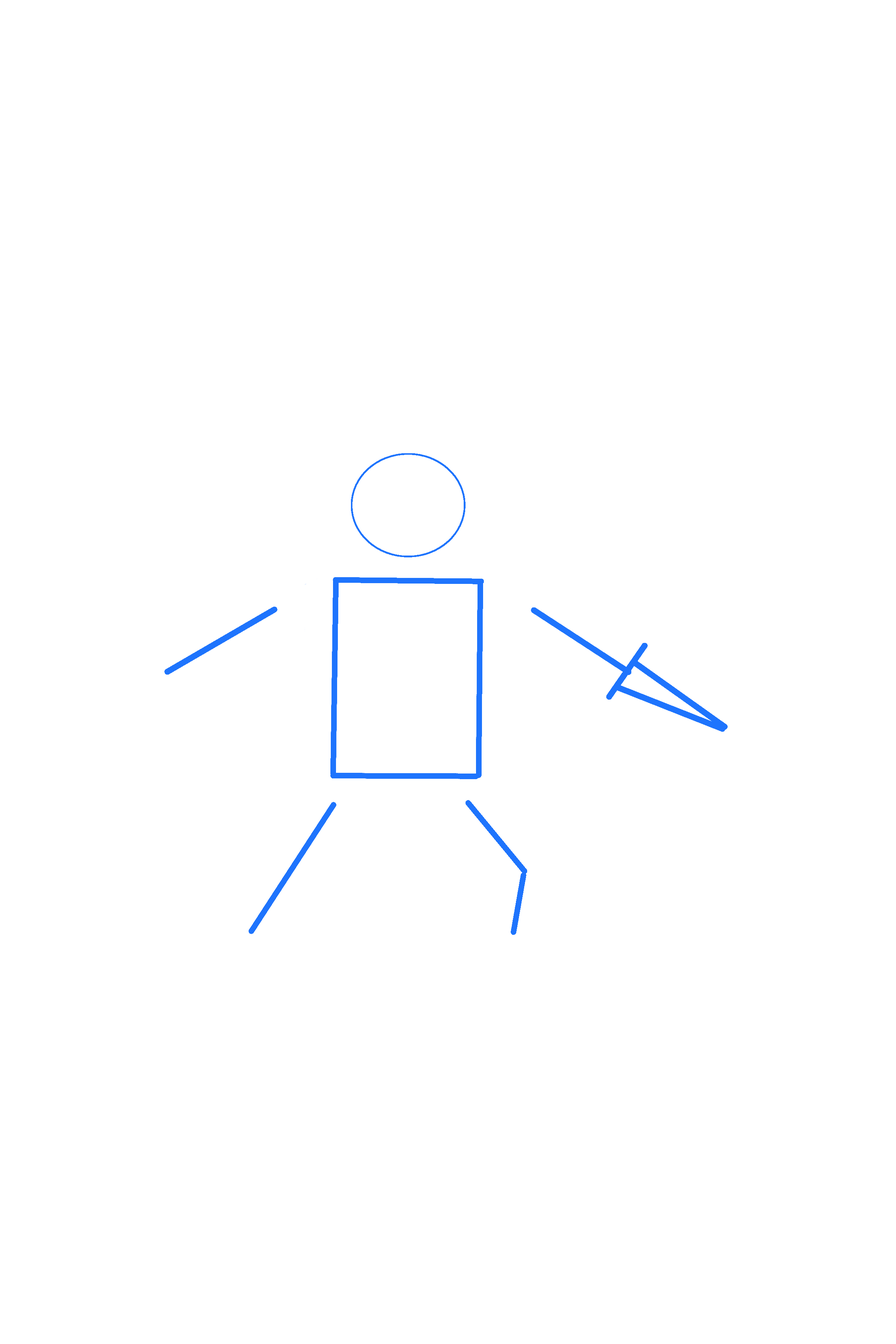
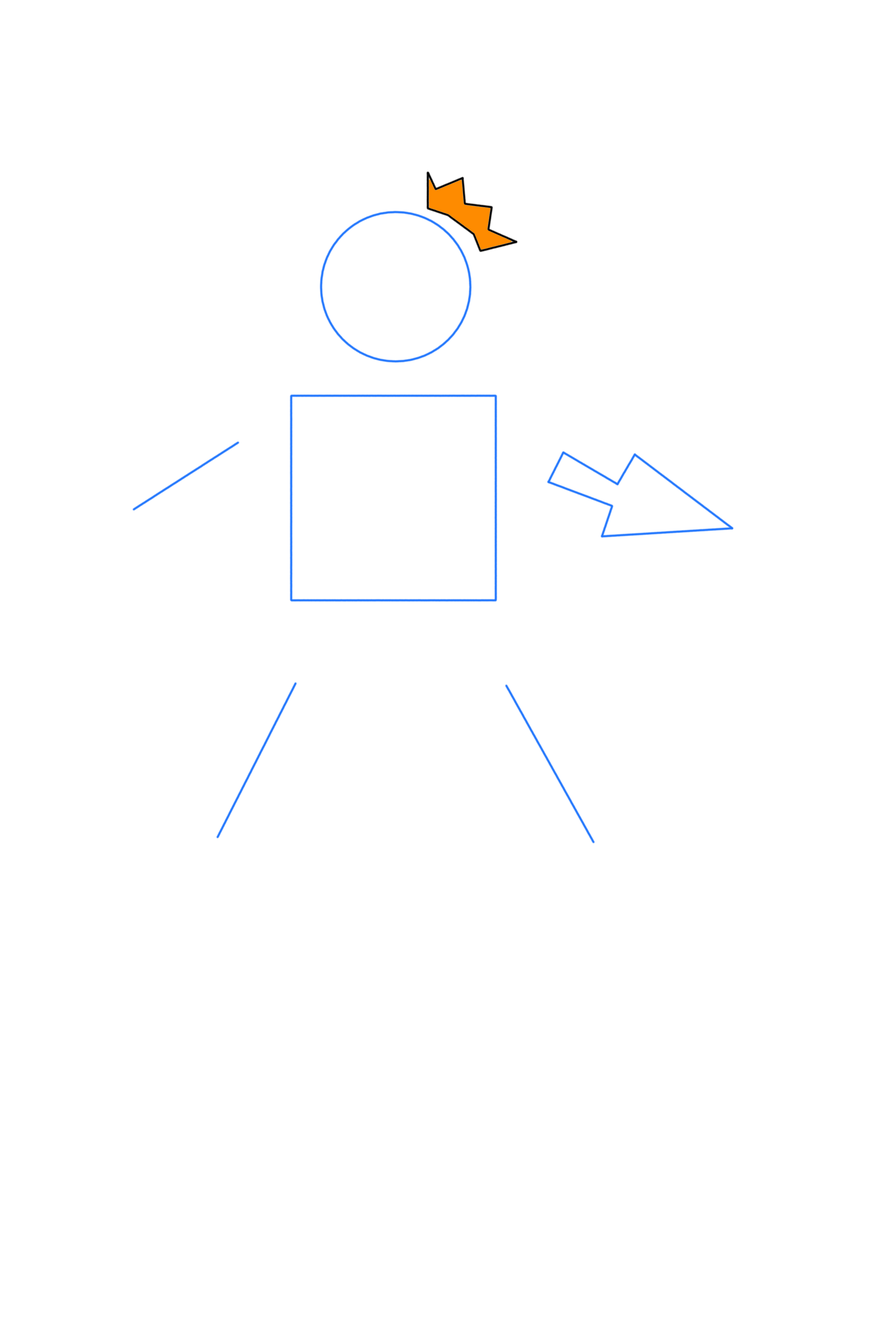
Layer changes from the first 896 x 1344 image to the second:
removed layer "Paint Layer 1" over [143, 429, 734, 935]
added layer "Blue Stickman Head" above "Blue Stickman Body" over [310, 191, 478, 398]
added layer "Blue Stickman Body" above "Blue Stickman Sword" over [289, 393, 498, 622]
added layer "Blue Stickman Sword" above "Blue Stickman Arm" over [546, 450, 734, 538]
added layer "Blue Stickman Arm" above "Blue Stickman Front Leg" over [131, 440, 240, 511]
added layer "Blue Stickman Front Leg" above "Blue Stickman Back Leg" over [501, 683, 596, 860]
added layer "Blue Stickman Back Leg" above "Background" over [215, 681, 311, 860]
